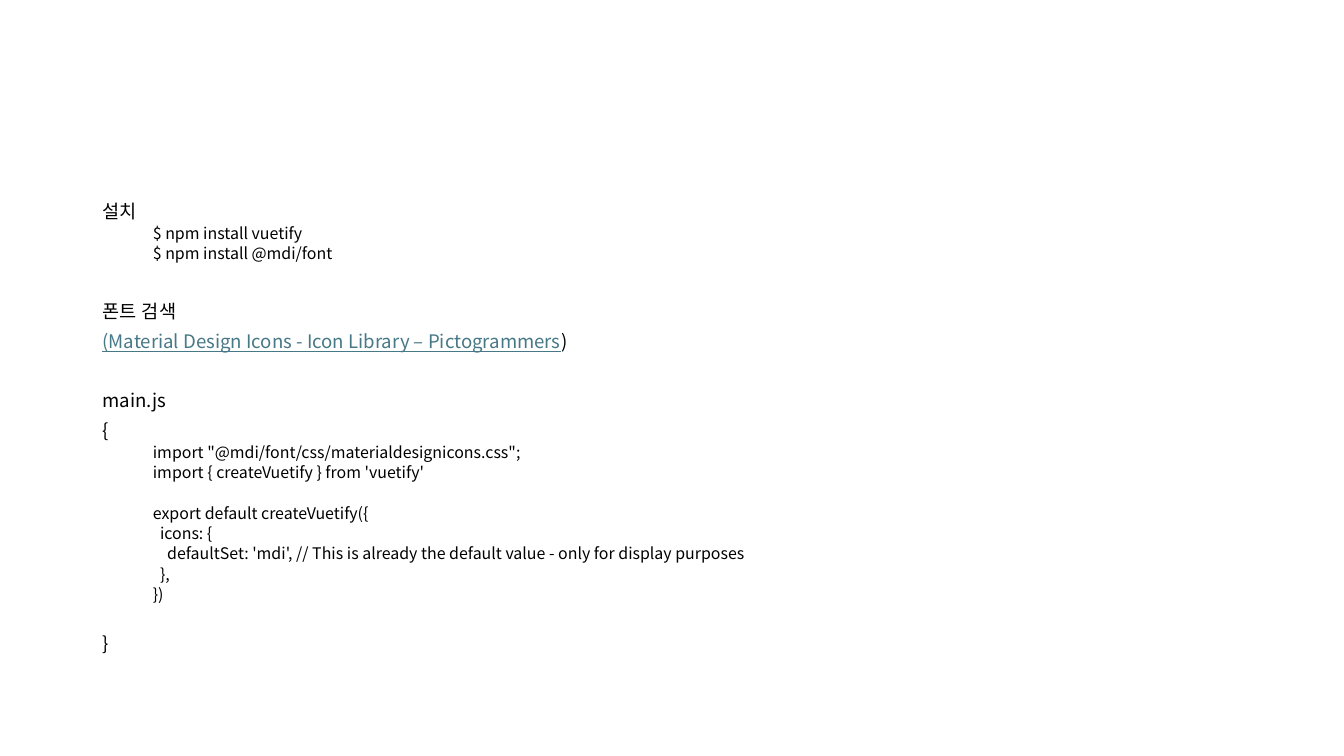
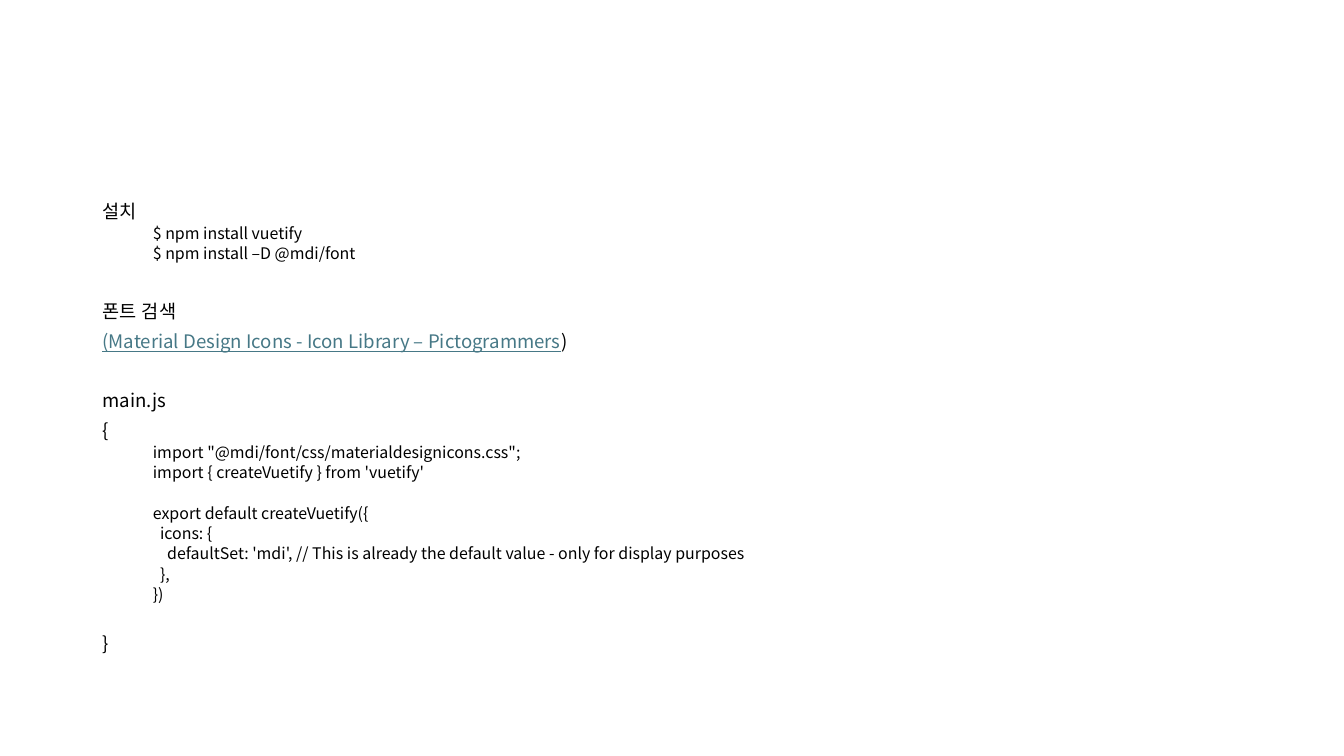
Before and after one commit to 92-seok/wooboWEB-NextJS-migration-, a slide deck: slide 2 of doc/개발환경_설치매뉴얼(Vuetify.JS).pptx. Drawn at 1344x756 pixels with LibreOffice and Linux fonts; fonts in the diff are those of the drawing. Boxes give left, top, right and bottom in pixels: in the first picture for what was removed or moved away, otherwise in the second. Text is boxed around its words. In the diff, an @@ line names an element or a change of style, - is before the commit and + after.

```diff
--- a/doc/개발환경_설치매뉴얼(Vuetify.JS).pptx
+++ b/doc/개발환경_설치매뉴얼(Vuetify.JS).pptx
@@ text at (165, 246, 356, 263): text changed @@
-  $ npm install @mdi/font
+  $ npm install –D @mdi/font
```
Also in this commit, not shown: 1 slide added, 18 other files.
